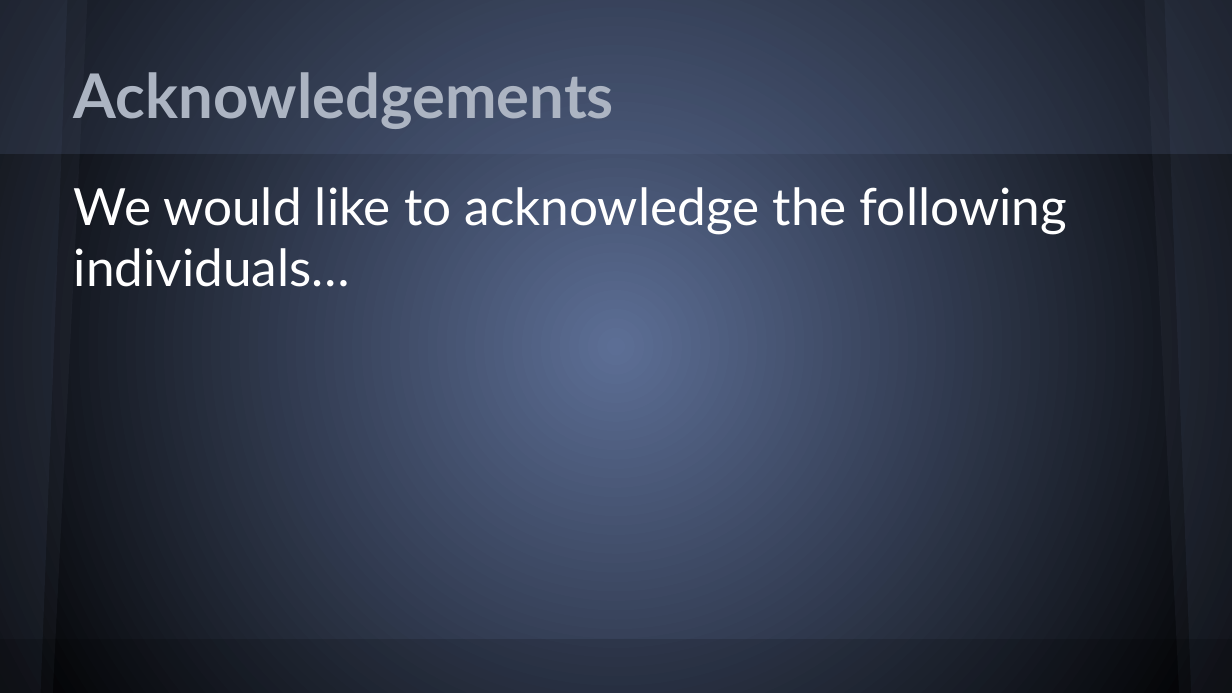
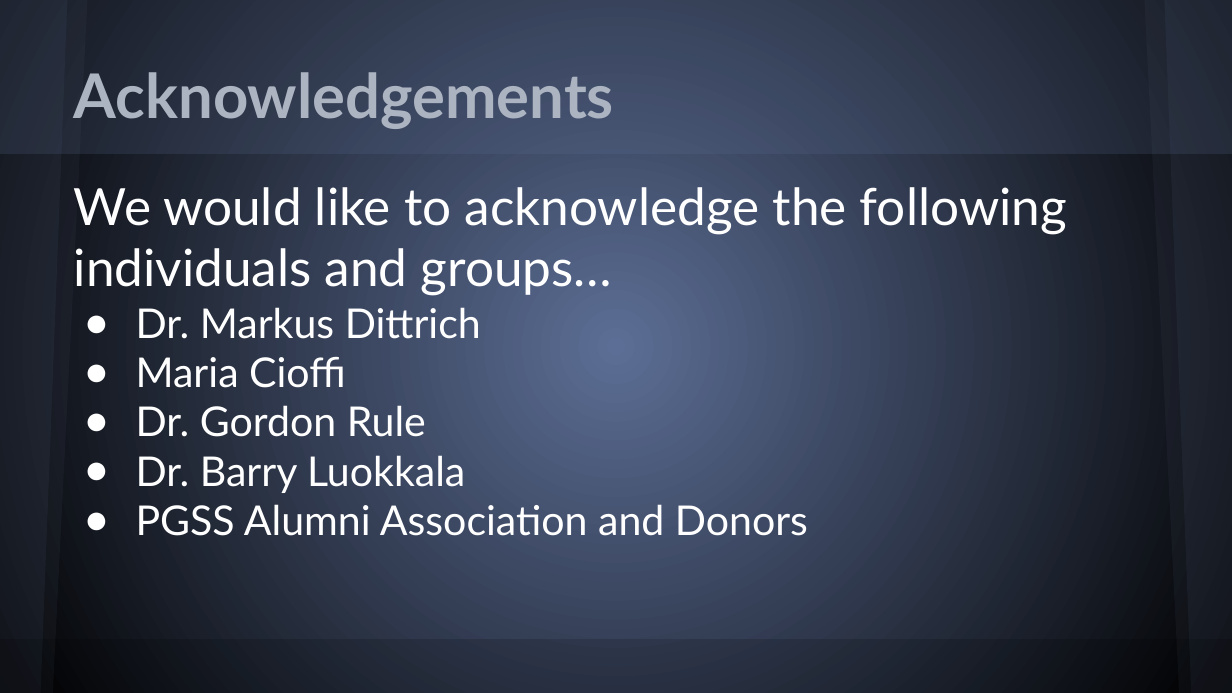
Before and after one commit to PGSSCompBio14/Stochastic-Simulator-Project, a slide deck: slide 21 of powerpoint/BOSSppt.pptx (slide 14 before the commit). Drawn at 1232x693 pixels with LibreOffice and Linux fonts; fonts in the diff are those of the drawing. Boxes give left, top, right and bottom in pixels: in the first picture for what was removed or moved away, otherwise in the second. Text is boxed around its words. In the diff, an @@ line names an element or a change of style, - is before the commit and + after.

```diff
--- a/powerpoint/BOSSppt.pptx
+++ b/powerpoint/BOSSppt.pptx
@@ text at (74, 187, 1067, 536): text changed; size 30 to 24 pt @@
-We would like to acknowledge the following individuals…
+We would like to acknowledge the following individuals and groups…
+● Dr. Markus Dittrich
+● Maria Cioffi
+● Dr. Gordon Rule
+● Dr. Barry Luokkala
+● PGSS Alumni Association and Donors
```
Also in this commit, not shown: 6 other slides changed, 16 slides added, 7 slides removed.
